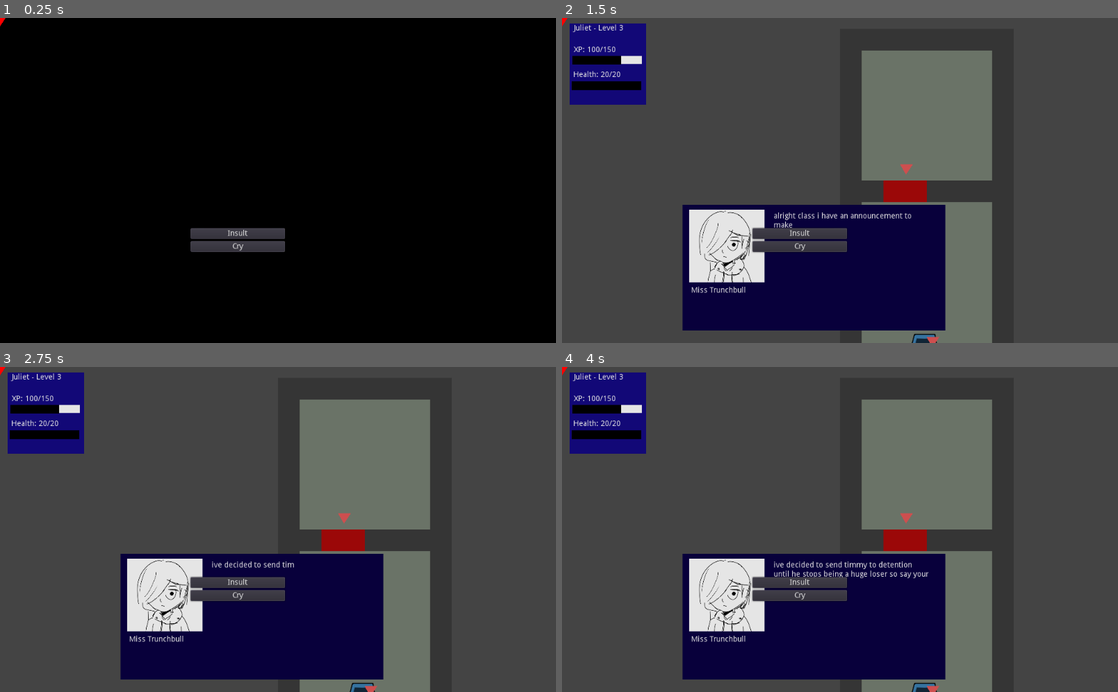
Above: before the commit, frames 1-4 (two rows, left to right).
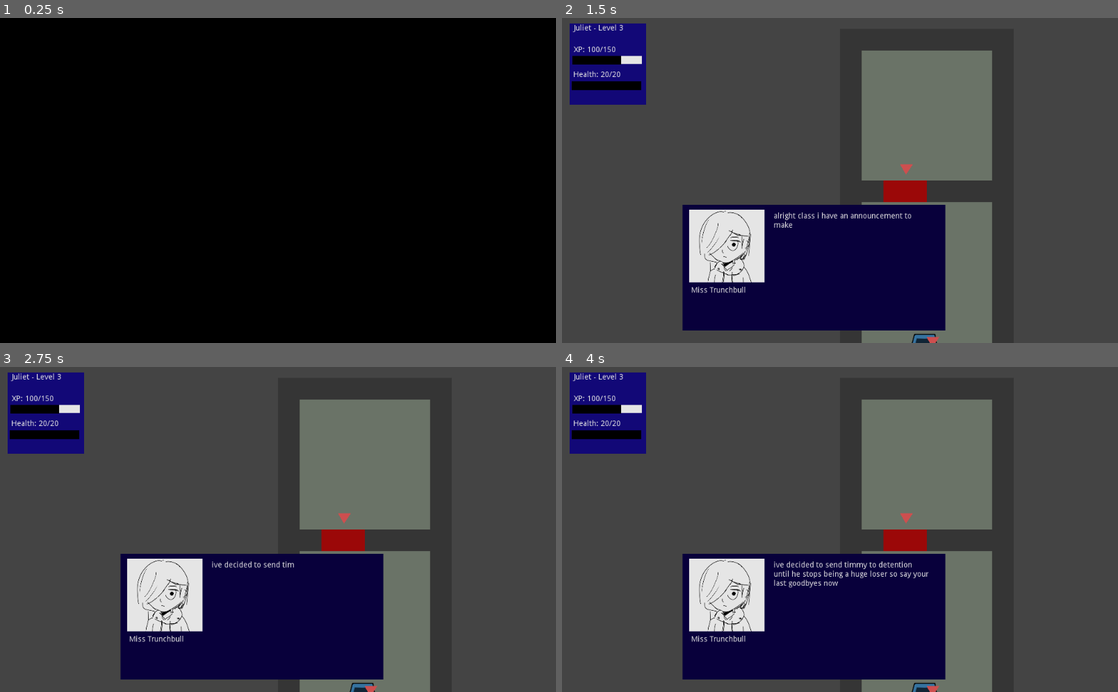
Above: after the commit, the same moments.

Repository: johnfn/ld49
Game: Godot game, scene res://Main.tscn
The game is run twice, just before and just after one commit, with the same random seed, the same clock (stepped at 60 frames per second) and the same inputs.
Inputs:
- Up to frame 1 (0.25 s): no input
- Up to frame 2 (1.5 s): hold Right (ui_right) 0.53-1.28 s; tap Z (action) at 0.6 s; tap Enter at 1.25 s; hold Down (ui_down) from 1.28 s (still down); tap X (angry) at 1.35 s
- Up to frame 3 (2.75 s): tap Space at 2 s; release Down (ui_down) at 2.03 s; hold Right (ui_right) from 2.03 s (still down); tap Z (action) at 2.1 s
- Up to frame 4 (4 s): release Right (ui_right) at 2.78 s; hold Up (ui_up) 2.78-3.53 s; tap X (angry) at 2.85 s; tap Enter at 3.5 s; hold Left (ui_left) from 3.53 s (still down); tap Z (action) at 3.6 s

The runs differ from the first frame. In frame 1, 1.2% of the frame differs, in the area x 0-52%, y 0-73%; in frame 2, 1.2%; in frame 3, 1.2%; in frame 4, 1.2%.

Commit message:
Sanity tweaks

Diff:
--- a/Battle.gd
+++ b/Battle.gd
@@ -26,9 +26,17 @@
   visible = false
   $ColorRect.visible = false
 
+  for child in $HUD.get_children():
+    if "visible" in child:
+      child.visible = false
+
 func start_battle():
   visible = true
   $ColorRect.visible = true
+
+  for child in $HUD.get_children():
+    if "visible" in child:
+      child.visible = true
 
   # Spawn player
   player = player_tscn.instance()
--- a/Main.tscn
+++ b/Main.tscn
@@ -25,7 +25,7 @@
 script = ExtResource( 3 )
 
 [node name="BattleCamera" type="Camera2D" parent="."]
-position = Vector2( 520, 280 )
+position = Vector2( 512, 300 )
 smoothing_enabled = true
 
 [node name="Steve" parent="." instance=ExtResource( 4 )]
Not shown, added: audio/Get Schooled - Overworld Theme.mp3.import
